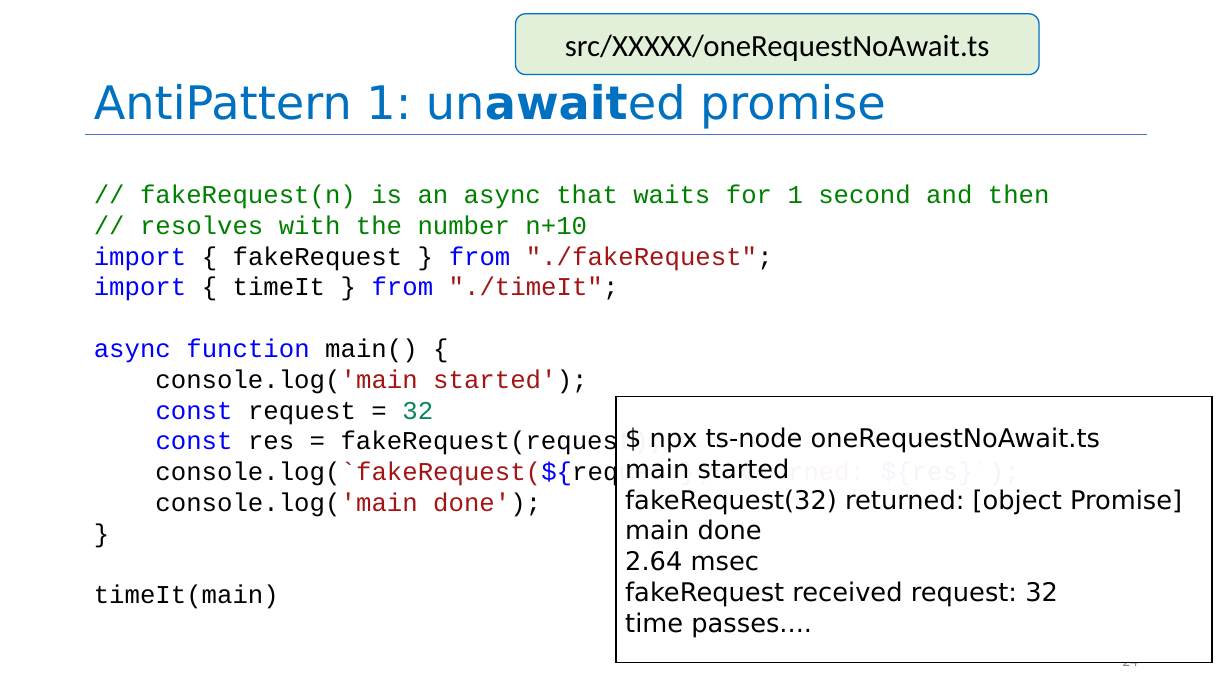
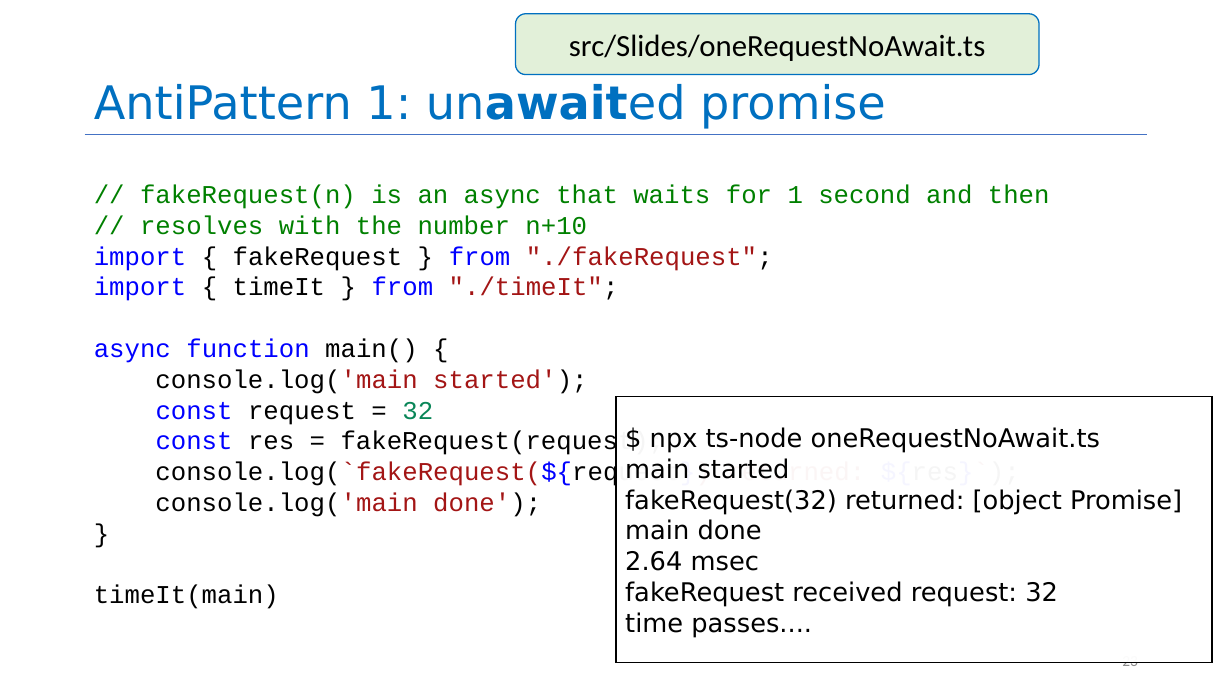
Before and after one commit to yashburshe/CS4530-Fall-2025, a slide deck: slide 23 of Slides/Module 06 Concurrency Patterns in Typescript.pptx (slide 24 before the commit). Drawn at 1232x693 pixels with LibreOffice and Linux fonts; fonts in the diff are those of the drawing. Boxes give left, top, right and bottom in pixels: in the first picture for what was removed or moved away, otherwise in the second. Text is boxed around its words. In the diff, an @@ line names an element or a change of style, - is before the commit and + after.

```diff
--- a/Slides/Module 06 Concurrency Patterns in Typescript.pptx
+++ b/Slides/Module 06 Concurrency Patterns in Typescript.pptx
@@ text in rounded rectangle at [569, 34, 985, 61]: text changed @@
-src/XXXXX/oneRequestNoAwait.ts
+src/Slides/oneRequestNoAwait.ts
@@ page number at [1122, 662, 1138, 666]: text changed @@
-24
+23
```
Also in this commit, not shown: 11 other slides changed, 1 slide removed, 6 other files.
